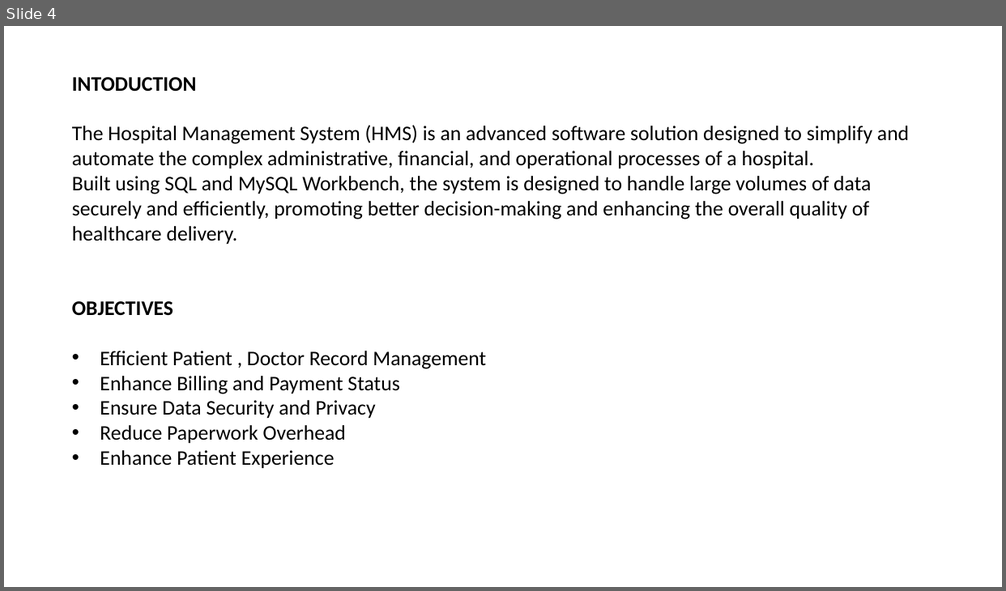
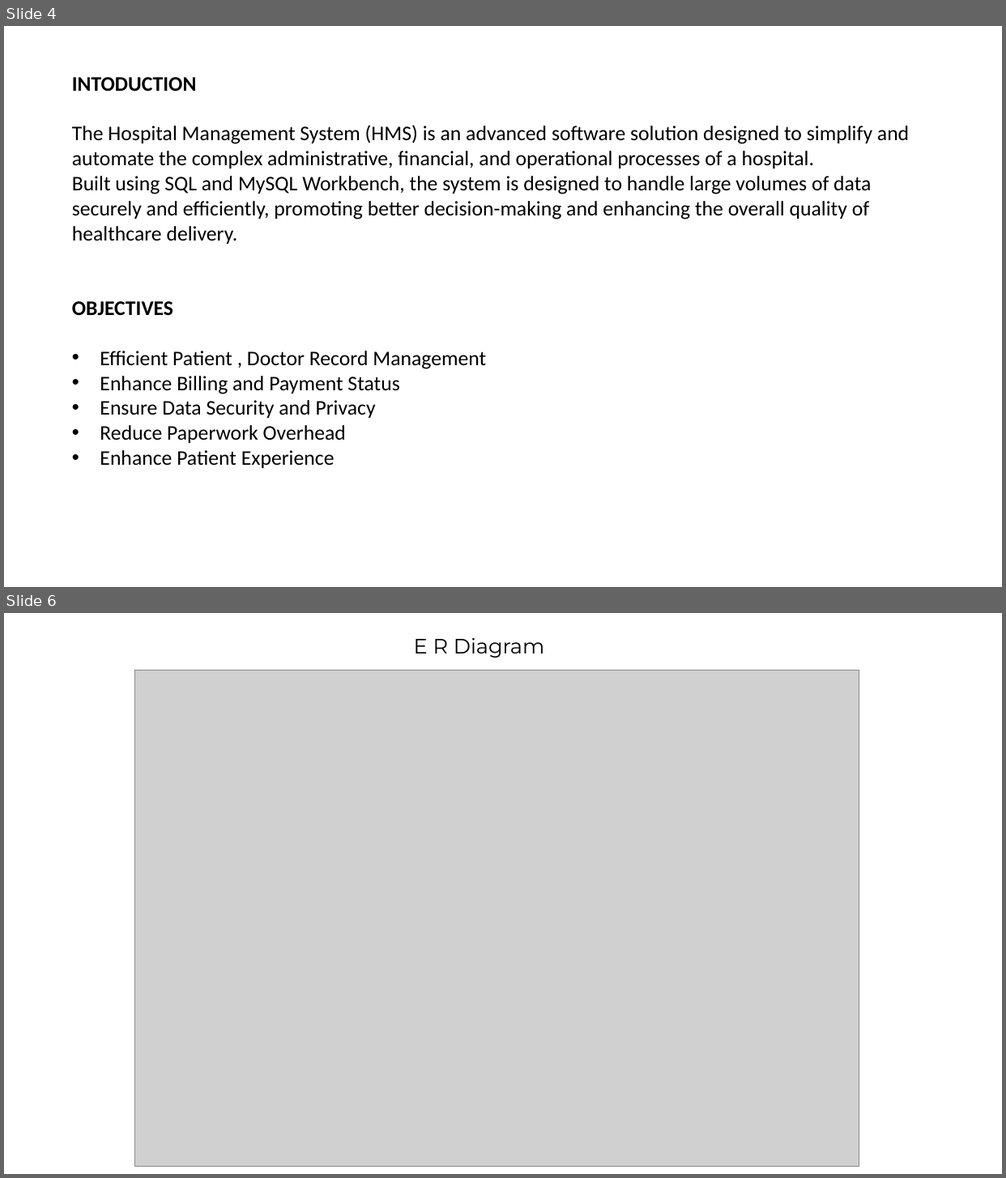
Before and after one commit to barrett28/1_IT-vedant, a slide deck: 4_sql/project''/hospital_management.pptx. Shown one above the other, each under a label of ours: slide 4 before the commit, slides 4 and 6 after it; the slides between them are not shown. The pictures are 1006x591 and 1006x1178 pixels, drawn with LibreOffice and Linux fonts; fonts in the diff are those of the drawing; grey boxes stand for pictures; background and template pictures are left out. Boxes give left, top, right and bottom in pixels: in the first picture for what was removed or moved away, otherwise in the second. Text is boxed around its words. In the diff, an @@ line names an element or a change of style, - is before the commit and + after.

```diff
--- a/4_sql/project''/hospital_management.pptx
+++ b/4_sql/project''/hospital_management.pptx
@@ slide 6 added at (x1=4, y1=613, x2=1002, y2=1174), background picture (left out) @@
@@ text added at (x1=414, y1=638, x2=544, y2=658), 20 pt, text #000000 @@
+E R Diagram
@@ picture added at (x1=134, y1=671, x2=859, y2=1167) @@
```
Also in this commit, not shown: 12 other slides added, 1 slide removed, 21 other files.
